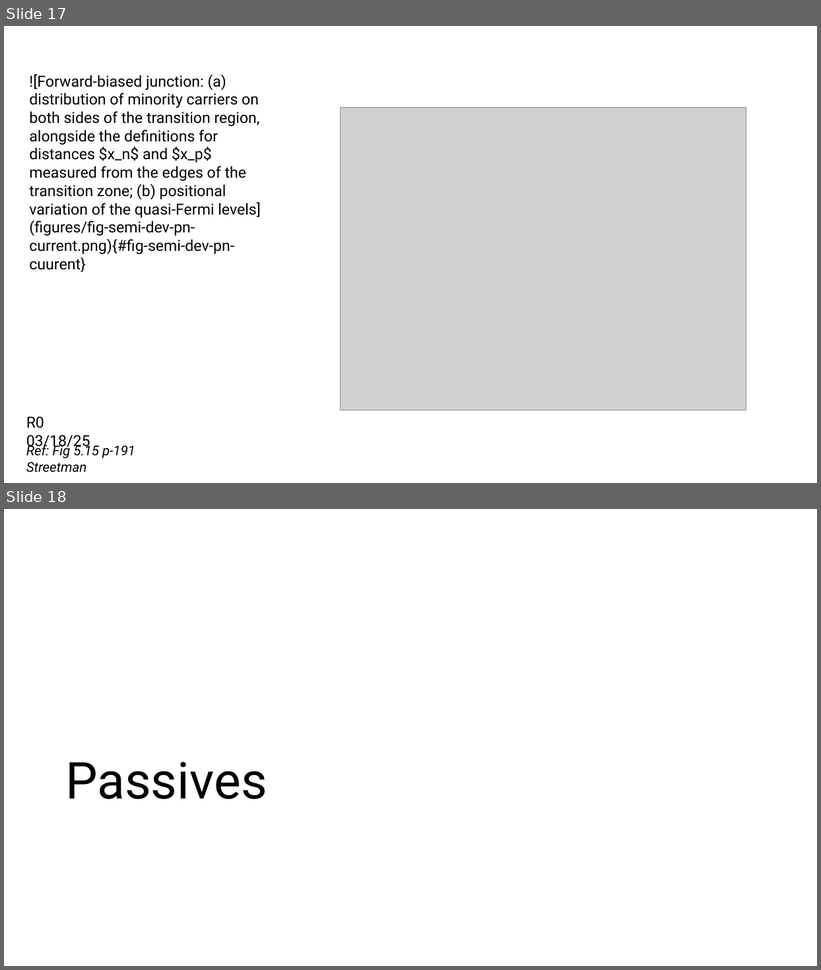
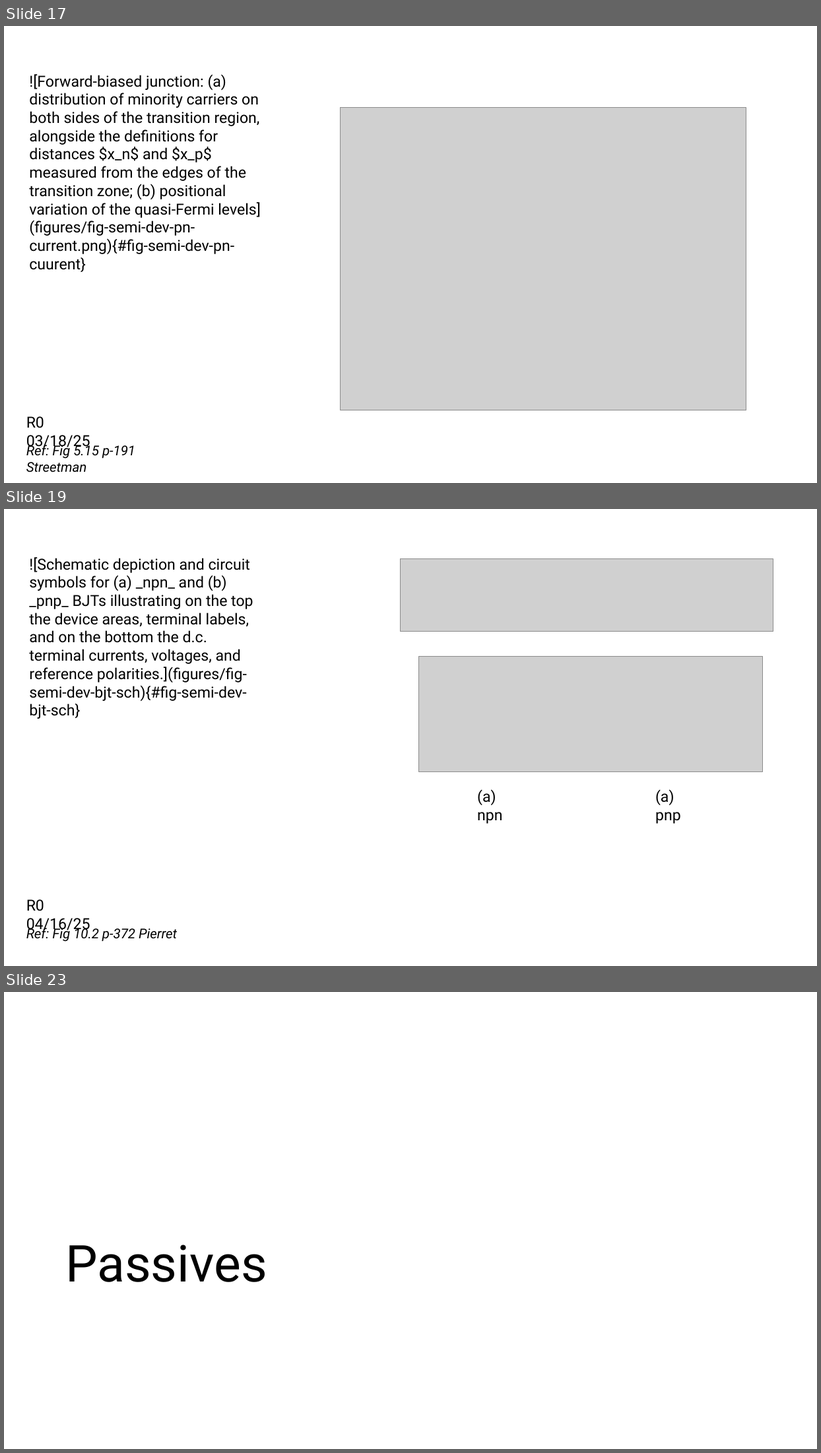
Before and after one commit to mixignal-press/ebook-ice1, a slide deck: figures/fig.pptx. Shown one above the other, each under a label of ours: slides 17 and 18 before the commit, slides 17, 19 and 23 after it; the slides between them are not shown. The pictures are 821x970 and 821x1453 pixels, drawn with LibreOffice and Linux fonts; fonts in the diff are those of the drawing; grey boxes stand for pictures. Boxes give left, top, right and bottom in pixels: in the first picture for what was removed or moved away, otherwise in the second. Text is boxed around its words. In the diff, an @@ line names an element or a change of style, - is before the commit and + after.

```diff
--- a/figures/fig.pptx
+++ b/figures/fig.pptx
@@ slide 19 added at box(4, 509, 817, 966), background #FFFFFF @@
@@ text added at box(29, 557, 253, 701), 18 pt, text #000000 @@
+![Schematic depiction and circuit symbols for (a) _npn_ and (b) _pnp_ BJTs illustrating on the top the device areas, terminal labels, and on the bottom the d.c. terminal currents, voltages, and reference polarities.](figures/fig-semi-dev-bjt-sch){#fig-semi-dev-bjt-sch}
@@ group added at box(401, 559, 773, 824): 2 pictures, 2 texts @@
+(a) npn
+(a) pnp
@@ text added at box(26, 900, 90, 933), 18 pt, text #000000 @@
+R0 04/16/25
@@ text added at box(26, 926, 177, 942), 16 pt, text #000000, italic @@
+Ref: Fig 10.2 p-372 Pierret
@@ what was slide 18 is now slide 23 @@
```
Also in this commit, not shown: 1 slide changed, 4 other slides added, 5 other files.
